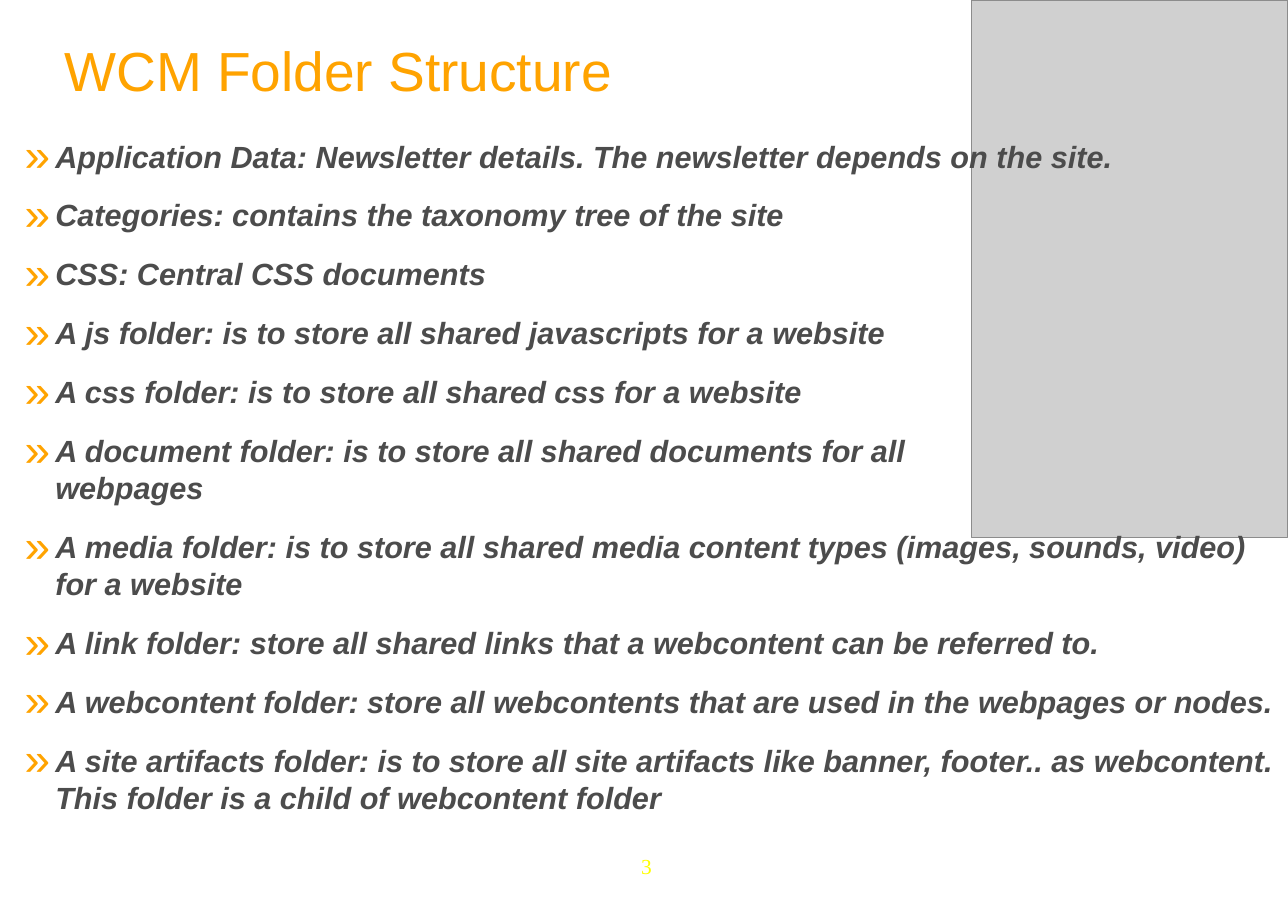
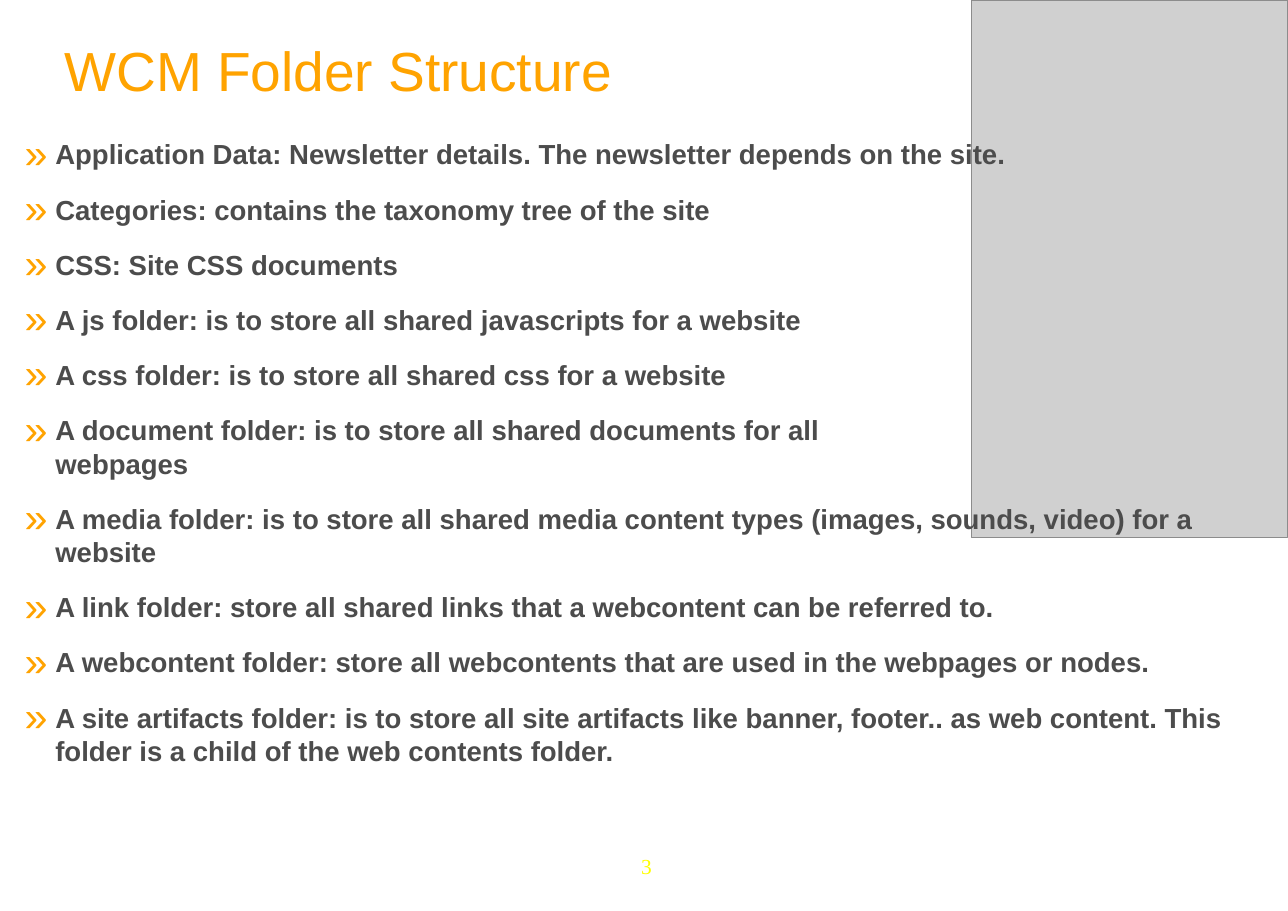
Before and after one commit to anhvurz90/training, a slide deck: slide 3 of slides/exo-fundamentals/en/070-WCM-Lab-XFund-en.ppt. Drawn at 1288x911 pixels with LibreOffice and Linux fonts; fonts in the diff are those of the drawing; grey boxes stand for pictures; background and template pictures are left out. Boxes give left, top, right and bottom in pixels: in the first picture for what was removed or moved away, otherwise in the second. Text is boxed around its words. In the diff, an @@ line names an element or a change of style, - is before the commit and + after.

```diff
--- a/slides/exo-fundamentals/en/070-WCM-Lab-XFund-en.ppt
+++ b/slides/exo-fundamentals/en/070-WCM-Lab-XFund-en.ppt
@@ text at box(55, 143, 1192, 678): size 20 to 18 pt, italic off in "Application Data: Newsletter details. The newsletter depends ...", "Categories: contains the taxonomy tree of the ...", "A js folder: is to store all ...", "A css folder: is to store all ..." and 4 more places @@
@@ text at box(55, 255, 398, 276): text changed; size 20 to 18 pt; italic off @@
-» CSS: Central CSS documents
+» CSS: Site CSS documents
@@ text at box(55, 708, 1222, 762): text changed; size 20 to 18 pt; italic off @@
-» A site artifacts folder: is to store all site artifacts like banner, footer.. as webcontent. This folder is a child of webcontent folder
+» A site artifacts folder: is to store all site artifacts like banner, footer.. as web content. This folder is a child of the web contents folder.
```
Also in this commit, not shown: 8 other slides changed, 4 slides added, 1 slide removed, 1 other file.
